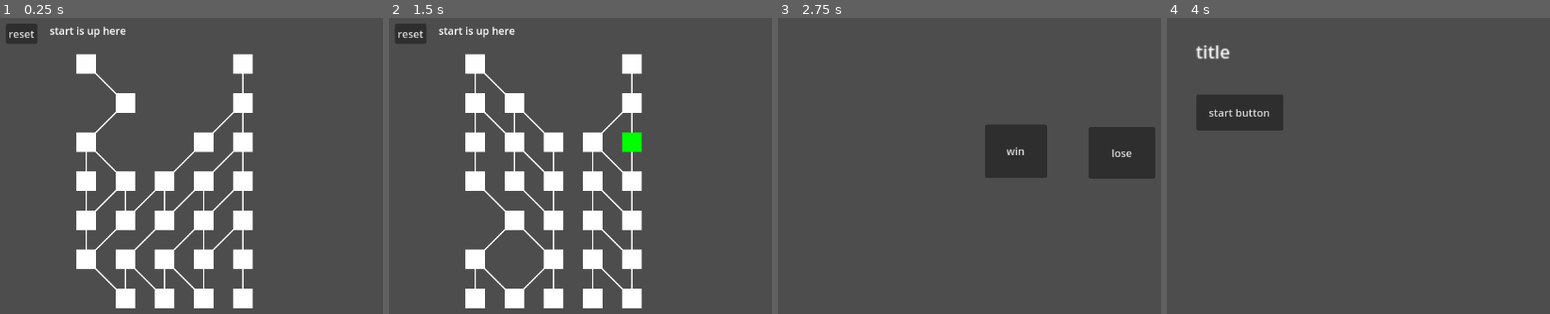
Above: before the commit, frames 1-4 (left to right).
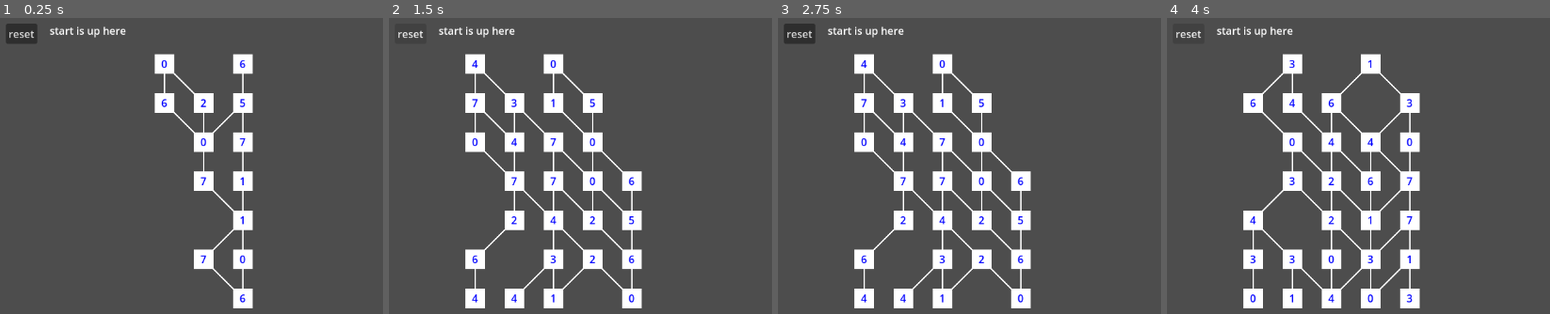
Above: after the commit, the same moments.

Repository: otamatoni/mhcards
Game: Godot game, scene res://Scenes/sceneSwitcher.tscn
The game is run twice, just before and just after one commit, with the same random seed, the same clock (stepped at 60 frames per second) and the same inputs. Before the commit the project starts from res://Scenes/map.tscn. The engine's default icon, where the game draws it, is replaced by a stand-in: a white triangle on a blue panel in a dark square.
Inputs (mouse positions are in pixels of both pictures, inside the frame that each line leads up to):
- Up to frame 1 (0.25 s): no input
- Up to frame 2 (1.5 s): click (477, 65) at 0.52 s; click "win" (after the commit: "reset") at 1.25 s
- Up to frame 3 (2.75 s): click (1019, 65) at 2.02 s
- Up to frame 4 (4 s): click "lose" (after the commit: "reset") at 2.75 s; click "back to title screen" (after the commit: "reset") at 3.5 s

The runs differ from the first frame. In frame 1, 8.2% of the frame differs, in the area x 19-65%, y 12-99%; in frame 2, 4.3%; in frame 3, 17%, in the area x 1-99%, y 1-99%; in frame 4, 14%.

Commit message:
refactor and better scene switching

Diff:
--- a/Scenes/battle.tscn
+++ b/Scenes/battle.tscn
@@ -23,5 +23,4 @@
 text = "lose"
 script = ExtResource("2_1ruyk")
 
-[connection signal="button_up" from="CanvasLayer/Win" to="CanvasLayer/Win" method="_on_button_up"]
 [connection signal="button_up" from="CanvasLayer/Lose" to="CanvasLayer/Lose" method="_on_button_up"]
--- a/Scenes/deckSelect.tscn
+++ b/Scenes/deckSelect.tscn
@@ -4,7 +4,7 @@
 [ext_resource type="Script" uid="uid://bdowij4382aqy" path="res://Scripts/back_button.gd" id="2_euotc"]
 [ext_resource type="Script" uid="uid://21o72q1dm8h1" path="res://Scripts/gs_button.gd" id="2_hgw6o"]
 
-[node name="Control" type="Control"]
+[node name="DeckSelect" type="Control"]
 layout_mode = 3
 anchors_preset = 15
 anchor_right = 1.0
--- a/Scenes/map.tscn
+++ b/Scenes/map.tscn
@@ -1,17 +1,15 @@
 [gd_scene load_steps=3 format=3 uid="uid://bipyx6d4bd1dk"]
 
-[ext_resource type="Script" uid="uid://dqbvtpuponlfh" path="res://Scripts/game_controller.gd" id="1_26yhd"]
+[ext_resource type="Script" uid="uid://dqbvtpuponlfh" path="res://Scripts/map_drawer.gd" id="1_26yhd"]
 [ext_resource type="Script" uid="uid://bjk8mhpnrki5w" path="res://Scripts/reset_button.gd" id="1_ci6au"]
 
-[node name="Control" type="Control"]
+[node name="Map" type="Control"]
 layout_mode = 3
 anchors_preset = 15
 anchor_right = 1.0
 anchor_bottom = 1.0
 grow_horizontal = 2
 grow_vertical = 2
-
-[node name="GameController" type="Node2D" parent="."]
 script = ExtResource("1_26yhd")
 
 [node name="ResetButton" type="Button" parent="."]
--- /dev/null
+++ b/Scenes/sceneSwitcher.tscn
@@ -0,0 +1,12 @@
+[gd_scene load_steps=2 format=3 uid="uid://b4qmpdctbbyse"]
+
+[ext_resource type="Script" uid="uid://bn8vwtqq20ofn" path="res://Scenes/scene_switcher.gd" id="1_fjkdj"]
+
+[node name="SceneSwitcher" type="Node"]
+script = ExtResource("1_fjkdj")
+
+[node name="Map" type="Control" parent="."]
+layout_mode = 3
+anchors_preset = 0
+offset_right = 40.0
+offset_bottom = 40.0
--- a/Scripts/game_controller.gd
+++ b/Scenes/scene_switcher.gd
@@ -1,16 +1,37 @@
-extends Node2D
+extends Node
 
-@export var nodes_per_layer = 5 # width
-@export var num_layers = 7 # height
 @export var num_node_types = 8
 @export var max_trials = 2
 @export var num_starting_nodes = 2
+@onready var current_scene = $Map
+
+# needed for Map scene
+@export var num_layers = 7 # height
+@export var nodes_per_layer = 5 # width
 var map = []
 var paths = {}
 var map_gui_positions = []
-var square_size = 30
 
 func _ready() -> void:
+	generate_map()
+	load_map()
+
+# handles when a node is pressed
+func handle_node_is_up(node_id) -> void:
+	print('scene switcher got node_is_up with node id ', node_id)
+	var next_scene = preload("res://Scenes/battle.tscn").instantiate()
+	add_child(next_scene)
+	var win_button = next_scene.get_node("CanvasLayer/Win")
+	win_button.button_up.connect(handle_won)
+	current_scene.queue_free()
+	current_scene = next_scene
+
+# loads back map when won
+func handle_won() -> void:
+	load_map()
+
+# logic for generating initial map
+func generate_map() -> void:
 	# generate grid
 	var row
 	for i in range(num_layers):
@@ -32,8 +53,6 @@
 	for s in starting_nodes:
 		map[s[0]][s[1]][1] = 1
 
-	print('full map: %s' % var_to_str(map))
-	print('starting nodes: %s' % var_to_str(starting_nodes))
 
 	# start pathing
 	var frontier = []
@@ -81,62 +100,20 @@
 				if not frontier.has(node):
 					frontier.append(node)
 
+# loap map into scene
+func load_map() -> void:
+	# pre load scene
+	var next_scene = preload("res://Scenes/map.tscn").instantiate()
 
-	print("paths: %s" % var_to_str(paths))
-	print('selected map: %s' % var_to_str(map))
+	# transfer params
+	next_scene.nodes_per_layer = nodes_per_layer
+	next_scene.num_layers = num_layers
+	next_scene.map = map
+	next_scene.paths = paths
+	next_scene.map_gui_positions = map_gui_positions
 
-
-	# draw on gui
-	for i in range(num_layers):
-		row = []
-		row.resize(nodes_per_layer)
-		row.fill(Vector2(0, 0))
-		map_gui_positions.append(row)
-
-
-	var disabled_color = StyleBoxFlat.new()
-	disabled_color.bg_color = Color(0.5, 0.5, 0.5)
-	var normal_color = StyleBoxFlat.new()
-	normal_color.bg_color = Color(1, 1, 1)
-	var hover_color = StyleBoxFlat.new()
-	hover_color.bg_color = Color(0, 1, 0)
-	var pressed_color = StyleBoxFlat.new()
-	pressed_color.bg_color = Color(1, 1, 0)
-
-	for y in range(num_layers):
-		for x in range(nodes_per_layer):
-			if map[y][x][1] == 1:
-				var node = Button.new()
-
-				node.add_theme_stylebox_override('disabled', disabled_color)
-				node.add_theme_stylebox_override('normal', normal_color)
-				node.add_theme_stylebox_override('hover', hover_color)
-				node.add_theme_stylebox_override('pressed', pressed_color)
-				node.button_up.connect(node_up)
-
-
-				node.size = Vector2(square_size, square_size)
-				node.disabled = false
-				node.focus_mode = Control.FOCUS_NONE
-				add_child(node)
-				node.position = Vector2((x+2) * square_size*2, (y+1) * square_size*2)
-				map_gui_positions[y][x] = node.position
-
-
-
-func _draw() -> void:
-	var pos_from
-	for pos_from_str in paths.keys():
-		pos_from = JSON.parse_string(pos_from_str)
-		pos_from = map_gui_positions[pos_from[0]][pos_from[1]]
-		pos_from[0] += square_size / 2
-		pos_from[1] += square_size / 2
-		for pos_to in paths[pos_from_str]:
-			pos_to = map_gui_positions[pos_to[0]][pos_to[1]]
-			pos_to[0] += square_size / 2
-			pos_to[1] += square_size / 2
-			draw_line(pos_from, pos_to, Color(1, 1, 1), 2)
-			print('from %s to %s' % [pos_from, pos_to])
-
-func node_up() -> void:
-	get_tree().change_scene_to_file("res://Scenes/battle.tscn")
+	# add child to SceneSwitcher
+	add_child(next_scene)
+	current_scene.queue_free()
+	current_scene = next_scene
+	current_scene.connect('node_is_up', handle_node_is_up)
--- a/Scenes/titleScreen.tscn
+++ b/Scenes/titleScreen.tscn
@@ -2,7 +2,7 @@
 
 [ext_resource type="Script" uid="uid://cavq1wieys7nx" path="res://Scripts/start_button.gd" id="1_ecukm"]
 
-[node name="Control" type="Control"]
+[node name="TitleScreen" type="Control"]
 layout_mode = 3
 anchors_preset = 15
 anchor_right = 1.0
--- a/Scripts/gs_button.gd
+++ b/Scripts/gs_button.gd
@@ -2,4 +2,4 @@
 
 
 func _on_button_up() -> void:
-	get_tree().change_scene_to_file("res://Scenes/map.tscn")
+	get_tree().change_scene_to_file("res://Scenes/sceneSwitcher.tscn")
--- /dev/null
+++ b/Scripts/map_drawer.gd
@@ -0,0 +1,76 @@
+extends Control
+
+var nodes_per_layer = 5 # width
+var num_layers = 7 # height
+var map = []
+var paths = {}
+var map_gui_positions = []
+
+var square_size = 30
+signal node_is_up(node_id)
+
+# draws map with params from SceneSwitcher
+func _ready() -> void:
+	var row
+
+	# draw on gui
+	for i in range(num_layers):
+		row = []
+		row.resize(nodes_per_layer)
+		row.fill(Vector2(0, 0))
+		map_gui_positions.append(row)
+
+	# styles for buttons
+	var disabled_color = StyleBoxFlat.new()
+	disabled_color.bg_color = Color(0.5, 0.5, 0.5)
+	var normal_color = StyleBoxFlat.new()
+	normal_color.bg_color = Color(1, 1, 1)
+	var hover_color = StyleBoxFlat.new()
+	hover_color.bg_color = Color(0, 1, 0)
+	var pressed_color = StyleBoxFlat.new()
+	pressed_color.bg_color = Color(1, 1, 0)
+
+	# draw nodes as buttons
+	for y in range(num_layers):
+		for x in range(nodes_per_layer):
+			if map[y][x][1] == 1:
+				var node = Button.new()
+
+				node.add_theme_stylebox_override('disabled', disabled_color)
+				node.add_theme_stylebox_override('normal', normal_color)
+				node.add_theme_stylebox_override('hover', hover_color)
+				node.add_theme_stylebox_override('pressed', pressed_color)
+				node.button_up.connect(node_up.bind(map[y][x][0]))
+				node.size = Vector2(square_size, square_size)
+				node.disabled = false
+				node.focus_mode = Control.FOCUS_NONE
+				node.text = var_to_str(map[y][x][0])
+				# only the font_color works atm
+				node.add_theme_color_override('font_color_disabled', Color(0, 0, 1))
+				node.add_theme_color_override('font_color', Color(0, 0, 1))
+				node.add_theme_color_override('font_color_hover', Color(0, 0, 1))
+				node.add_theme_color_override('font_color_pressed', Color(0, 0, 1))
+
+				add_child(node)
+				node.position = Vector2((x+2) * square_size*2, (y+1) * square_size*2)
+				map_gui_positions[y][x] = node.position
+
+
+
+func _draw() -> void:
+	# draw connections
+	var pos_from
+	for pos_from_str in paths.keys():
+		pos_from = JSON.parse_string(pos_from_str)
+		pos_from = map_gui_positions[pos_from[0]][pos_from[1]]
+		pos_from[0] += square_size / 2
+		pos_from[1] += square_size / 2
+		for pos_to in paths[pos_from_str]:
+			pos_to = map_gui_positions[pos_to[0]][pos_to[1]]
+			pos_to[0] += square_size / 2
+			pos_to[1] += square_size / 2
+			draw_line(pos_from, pos_to, Color(1, 1, 1), 2)
+
+# each node/button emits signal when pressed
+func node_up(node_id) -> void:
+	emit_signal("node_is_up", node_id)
--- a/Scripts/reset_button.gd
+++ b/Scripts/reset_button.gd
@@ -3,4 +3,4 @@
 
 
 func _on_button_up() -> void:
-	get_tree().change_scene_to_file("res://Scenes/map.tscn")
+	get_tree().change_scene_to_file("res://Scenes/sceneSwitcher.tscn")
--- a/Scripts/win.gd
+++ b/Scripts/win.gd
@@ -1,4 +1 @@
 extends Button
-
-func _on_button_up() -> void:
-	get_tree().change_scene_to_file("res://Scenes/map.tscn")
--- a/project.godot
+++ b/project.godot
@@ -11,7 +11,7 @@
 [application]
 
 config/name="mhcards"
-run/main_scene="uid://bipyx6d4bd1dk"
+run/main_scene="uid://b4qmpdctbbyse"
 config/features=PackedStringArray("4.4", "Forward Plus")
 config/icon="res://icon.svg"
 
Not shown, added: Scenes/scene_switcher.gd.uid
Renamed: Scripts/game_controller.gd.uid -> Scripts/map_drawer.gd.uid
Not shown, added: Scenes/sceneSwitcher.tscn1976121952.tmp
